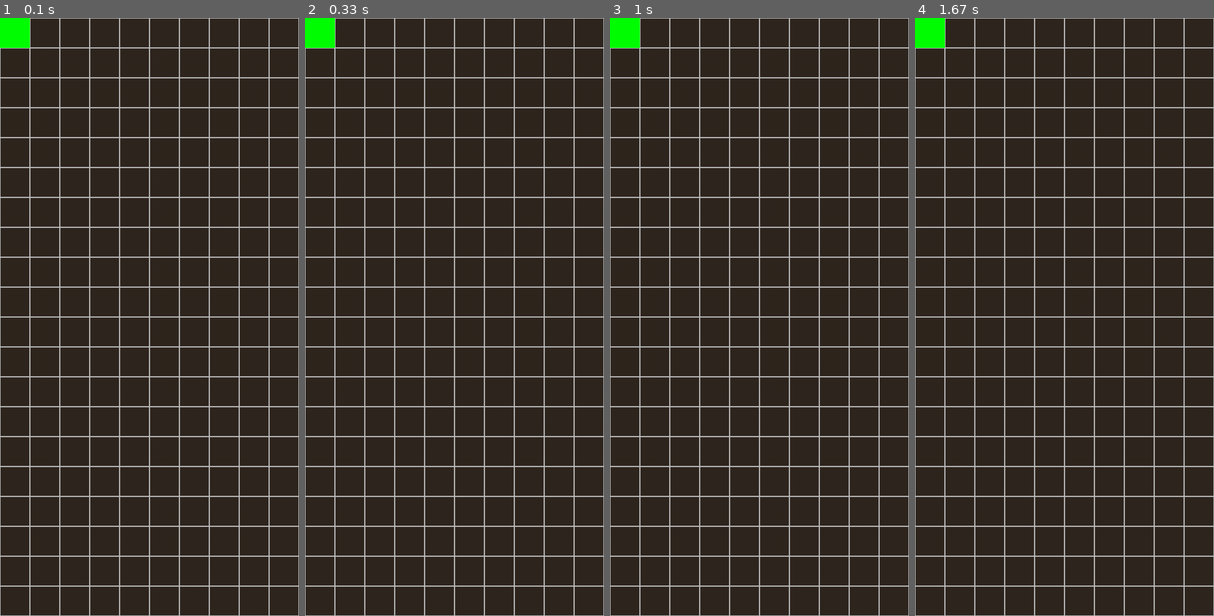
Above: before the commit, frames 1-4 (left to right).
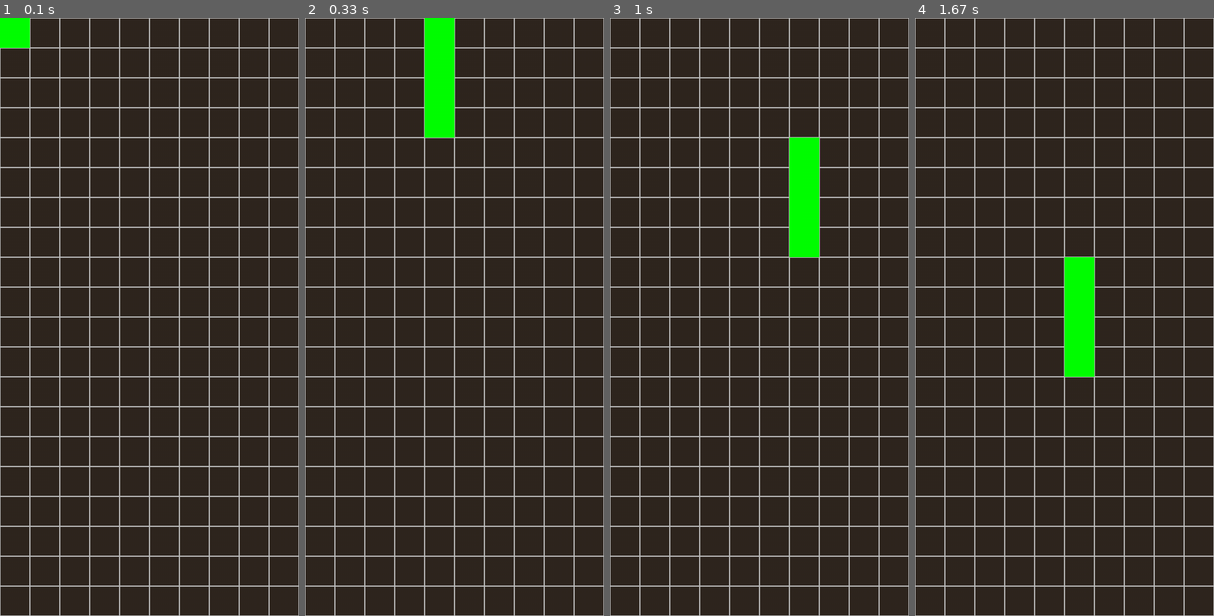
Above: after the commit, the same moments.

Repository: ddcsoftdev/tetris-pygame
Game: pygame game, started from main.py
Two runs of this game, one before a commit and one after it. Both use one fixed random seed, a clock stepped at 60 frames per second and the inputs below.
Inputs:
- Up to frame 1 (0.1 s): no input
- Up to frame 2 (0.33 s): no input
- Up to frame 3 (1 s): hold Right 0.33-0.8 s; hold Right from 0.83 s (still down)
- Up to frame 4 (1.67 s): release Right at 1.3 s; hold Left from 1.33 s (still down)

Frame 1 is identical in both runs. In frame 2, 2.5% of the frame differs, in the area x 0-50%, y 0-20%; in frame 3, 2.5%; in frame 4, 2.5%.

Commit message:
movement

Diff:
--- a/main.py
+++ b/main.py
@@ -9,11 +9,18 @@
         pg.display.set_caption("MyTetris")
         self.screen = pg.display.set_mode(FIELD_RES)
         self.clock = pg.time.Clock()
+        self.set_timer()
         self.tetris = Tetris(self)
 
     def update(self):
-        self.tetris.draw()
+        if self.anim_trigger:
+            self.tetris.update()
         self.clock.tick(FPS)  # noqa: F405
+
+    def set_timer(self):
+        self.user_event = pg.USEREVENT + 0
+        self.anim_trigger = False
+        pg.time.set_timer(self.user_event, ANIM_TIME_INTERVAL)
 
     def draw(self):
         self.screen.fill(color=FIELD_COLOR)
@@ -21,10 +28,15 @@
         pg.display.flip()
 
     def check_events(self):
+        self.anim_trigger = False
         for event in pg.event.get():
             if event.type == pg.QUIT or (event.type == pg.KEYDOWN and event.key == pg.K_ESCAPE):
                 pg.quit()
                 sys.exit()
+            elif event.type == pg.KEYDOWN:
+                self.tetris.control(pressed_key=event.key)
+            elif event.type == self.user_event:
+                self.anim_trigger = True
 
     def run(self):
         while True:
--- a/settings.py
+++ b/settings.py
@@ -5,18 +5,19 @@
 FPS = 60
 FIELD_COLOR = (48, 39, 32)
 
+ANIM_TIME_INTERVAL = 150 #miliseconds
 TILE_SIZE = 50
 FIELD_SIZE = FIELD_W, FIELD_H = 10, 20
 FIELD_RES = FIELD_W * TILE_SIZE, FIELD_H * TILE_SIZE
 
-INIT_POS_OFFSET = vec(FIELD_SIZE) // 2
+INIT_POS_OFFSET = vec(FIELD_W // 2 - 1, 0)
 MOVE_DIRECTIONS = {'left' : vec(-1, 0), 'right' : vec(1, 0), 'down' : vec(0, 1)}
 
-TETRAMINOES = {
+TETROMINOES = {
     'T' : [(0,0), (-1, 0), (1, 0), (0, -1)],
     'O' : [(0,0), (0, -1), (1, 0), (1, -1)],
     'J' : [(0,0), (-1, 0), (0, -1), (0, -2)],
-    'L' : [(0,0), (1, 0), (0, -1), (1, -2)],
+    'L' : [(0,0), (1, 0), (0, -1), (0, -2)],
     'I' : [(0,0), (0, 1), (0, -1), (0, -2)],
     'S' : [(0,0), (-1, 0), (0, -1), (1, -1)],
     'Z' : [(0,0), (1, 0), (0, -1), (-1, -1)],
--- a/tetris.py
+++ b/tetris.py
@@ -1,5 +1,5 @@
 from settings import *
-from tetramino import Tetramino
+from tetromino import Tetromino
 import math
 
 
@@ -7,7 +7,13 @@
     def __init__(self, app):
         self.app = app
         self.sprite_group = pg.sprite.Group()
-        self.tetramino = Tetramino(self)
+        self.tetromino = Tetromino(self)
+
+    def control(self, pressed_key):
+        if pressed_key == pg.K_LEFT:
+            self.tetromino.move(direction='left')
+        elif pressed_key == pg.K_RIGHT:
+            self.tetromino.move(direction='right')
 
     def draw_grid(self):
         for x in range(FIELD_W):
@@ -15,7 +21,7 @@
                 pg.draw.rect(self.app.screen, 'grey',
                              (x * TILE_SIZE, y * TILE_SIZE, TILE_SIZE, TILE_SIZE), 1)
     def update(self):
-        self.tetramino.update()
+        self.tetromino.update()
         self.sprite_group.update()
 
     def draw (self):
--- a/tetramino.py
+++ b/tetromino.py
@@ -3,27 +3,33 @@
 
 #inherits from pg Sprite class
 class Block(pg.sprite.Sprite):
-    def __init__(self, tetramino, pos):
-        self.tetramino = tetramino
+    def __init__(self, tetromino, pos):
+        self.tetromino = tetromino
         self.pos = vec(pos) + INIT_POS_OFFSET
 
-        super().__init__(tetramino.tetris.sprite_group)
+        super().__init__(tetromino.tetris.sprite_group)
         self.image = pg.Surface([TILE_SIZE, TILE_SIZE])
         self.image.fill('green')
         self.rect = self.image.get_rect()
 
-    def set_rect_post(self):
+    def set_rect_pos(self):
         self.rect.topleft = self.pos * TILE_SIZE
 
     def update(self):
-        self.set_rect_post()
+        self.set_rect_pos()
+
+    def is_colliding(self, pos) -> bool:
+        x, y = int(pos.x), int(pos.y)
+        if 0 <= x < FIELD_W and y < FIELD_H:
+            return False
+        return True
 
 
-class Tetramino:
+class Tetromino:
     def __init__(self, tetris):
         self.tetris = tetris
-        self.shape = random.choice(list(TETRAMINOES.keys()))
-        self.block = [Block(self, pos) for pos in TETRAMINOES[self.shape]]
+        self.shape = random.choice(list(TETROMINOES.keys()))
+        self.blocks = [Block(self, pos) for pos in TETROMINOES[self.shape]]
 
     def move(self, direction):
         move_direction = MOVE_DIRECTIONS[direction]
